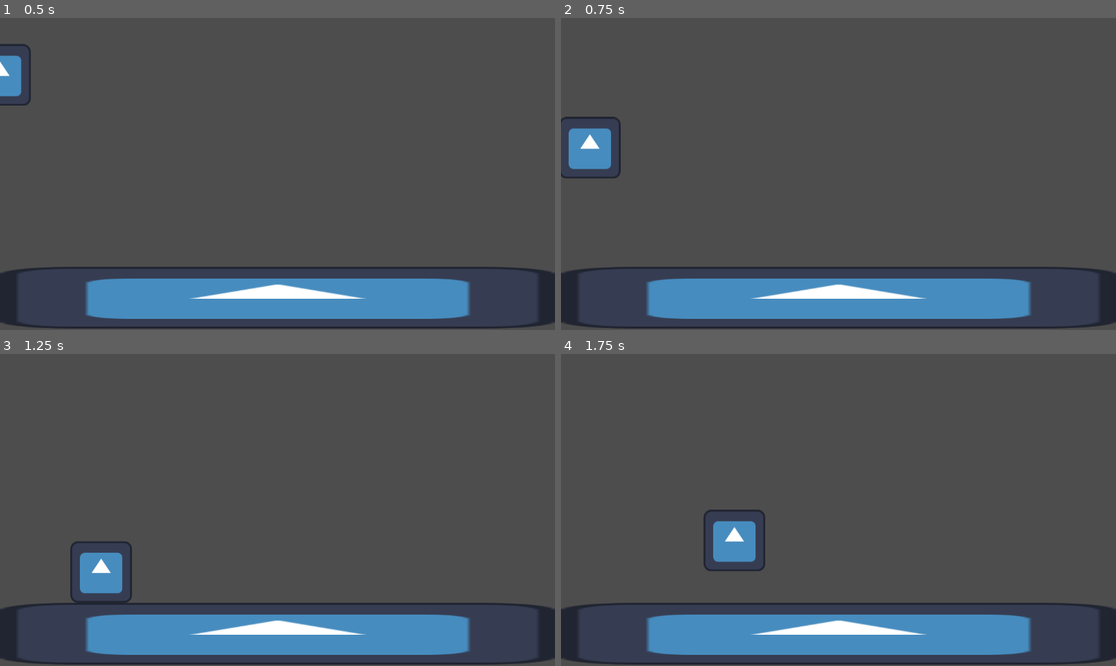
Above: before the commit, frames 1-4 (two rows, left to right).
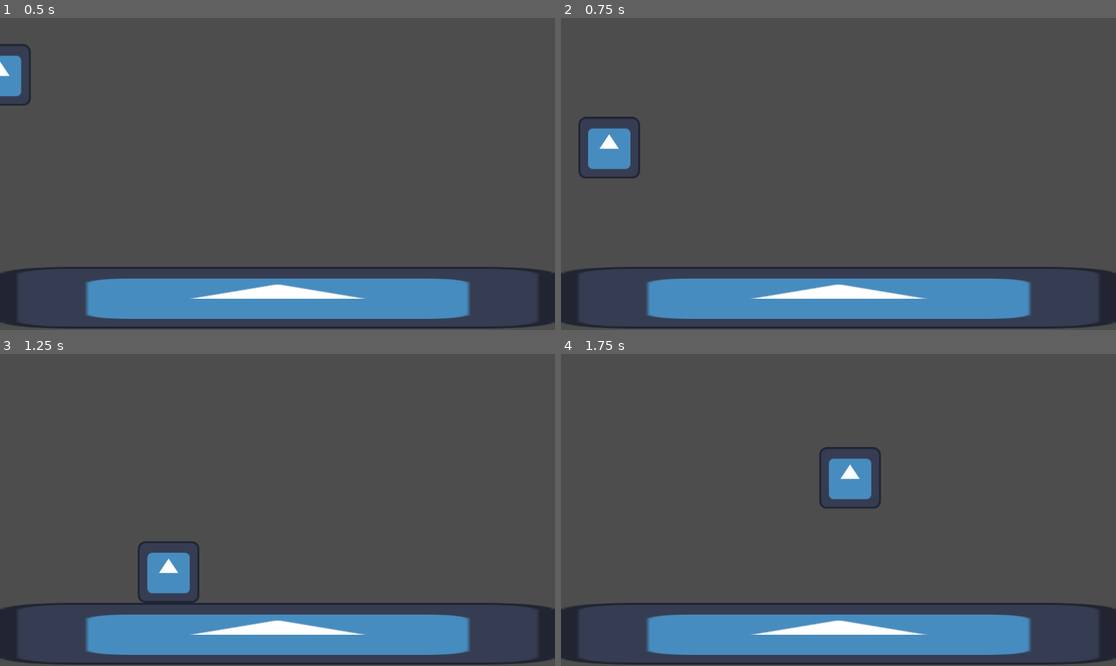
Above: after the commit, the same moments.

Repository: Starg0ne/CGJ-Ubuntu-Cheval-
Game: Godot game, scene res://scenes/level.tscn
Same seed, same stepped clock (60 frames per second), same inputs: the game is played once before the commit and once after it. The engine's default icon, where the game draws it, is replaced by a stand-in: a white triangle on a blue panel in a dark square.
Inputs:
- Up to frame 1 (0.5 s): no input
- Up to frame 2 (0.75 s): tap Enter (ui_accept) at 0.5 s; hold Right (ui_right) from 0.53 s (still down)
- Up to frame 3 (1.25 s): keep holding Right (ui_right); tap Enter (ui_accept) at 0.77 s
- Up to frame 4 (1.75 s): keep holding Right (ui_right); tap Enter (ui_accept) at 1.52 s

Frame 1 is identical in both runs. In frame 2, 1.3% of the frame differs, in the area x 0-15%, y 31-52%; in frame 3, 2.5%; in frame 4, 2.6%, in the area x 25-58%, y 29-70%.

Commit message:
Update player.gd

Diff:
--- a/scenes/player.gd
+++ b/scenes/player.gd
@@ -1,8 +1,8 @@
 extends CharacterBody2D
 
 
-const SPEED = 300.0
-const JUMP_VELOCITY = -400.0
+const SPEED = 500.0
+const JUMP_VELOCITY = -1000.0
 
 
 func _physics_process(delta: float) -> void:
